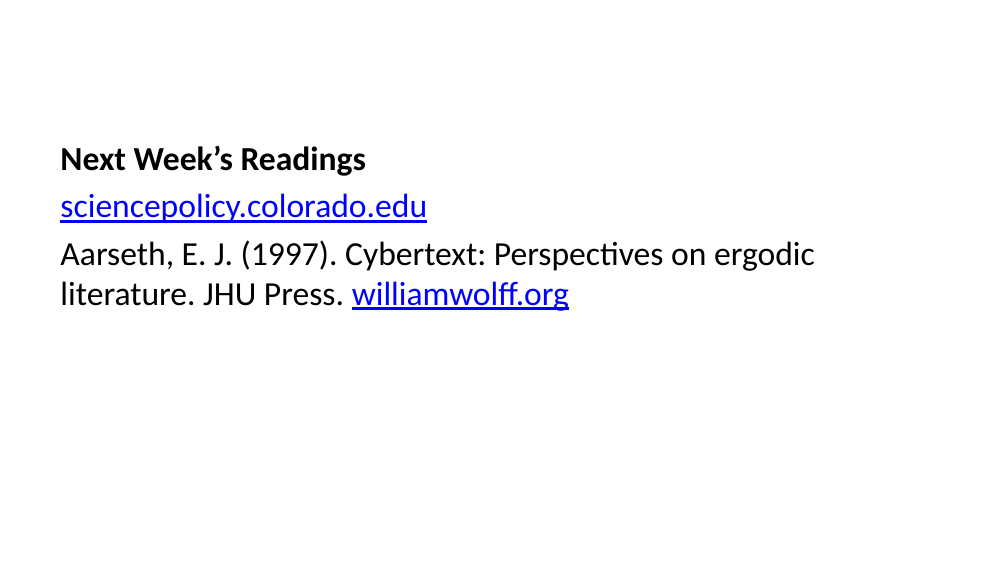
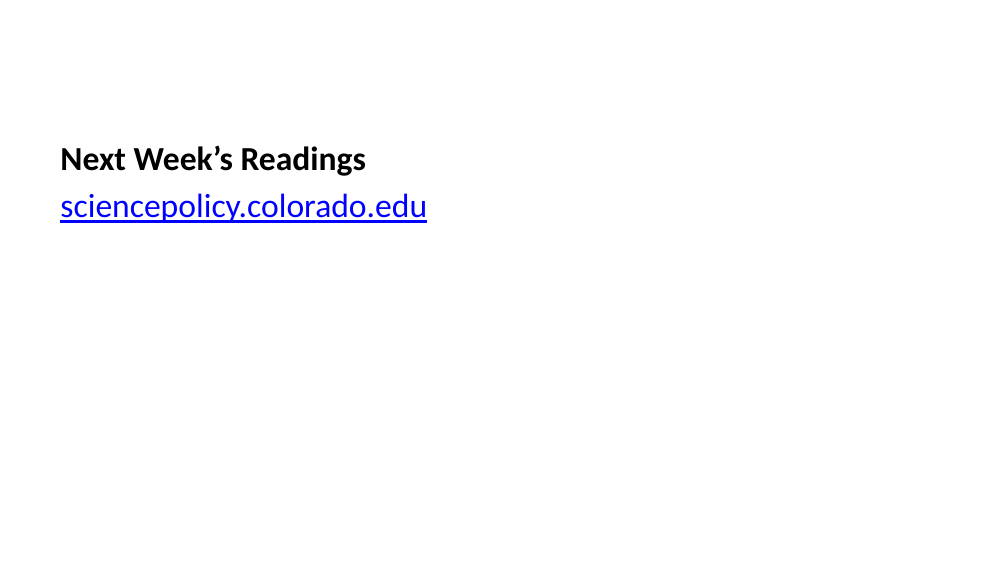
Before and after one commit to liammagee/night-owl, a slide deck: slide 32 of lectures/590-lecture-2.pptx (slide 28 before the commit). Drawn at 1008x567 pixels with LibreOffice and Linux fonts; fonts in the diff are those of the drawing. Boxes give left, top, right and bottom in pixels: in the first picture for what was removed or moved away, otherwise in the second. Text is boxed around its words. In the diff, an @@ line names an element or a change of style, - is before the commit and + after.

```diff
--- a/lectures/590-lecture-2.pptx
+++ b/lectures/590-lecture-2.pptx
@@ text at (x1=60, y1=240, x2=815, y2=311): paragraph removed @@
-Aarseth, E. J. (1997). Cybertext: Perspectives on ergodic literature. JHU Press. williamwolff.org
```
Also in this commit, not shown: 5 other slides changed, 4 slides added, 42 other files.
